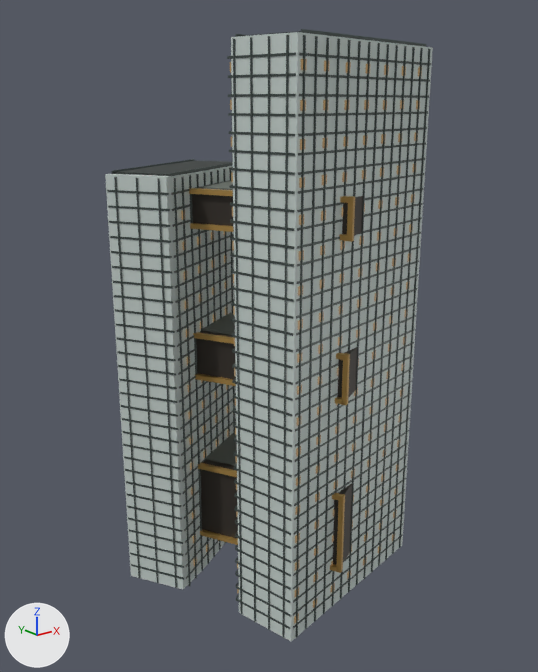
What one commit did to the glTF model landmarks/assets/tencent-binhai.glb.
Both versions are drawn from a 50 mm camera at (-203.0, -263.0, 222.0) aimed at (6.0, -1.0, 118.0). The lights are fixed; the arrows at lower left show +X, +Y and +Z. The first picture is the older version.

The scene before the commit, as lines of its bpy script (objects in view):
```python
ob_culture_link = bpy.data.objects.new('Culture_link', me_culture_link)
ob_culture_link.location = (0.0, 0.0, 0.0)
ob_envelope = bpy.data.objects.new('envelope', me_envelope)
ob_envelope.location = (0.0, 0.0, 0.0)
ob_fins = bpy.data.objects.new('fins', me_fins)
ob_fins.location = (0.0, 0.0, 0.0)
ob_floor_bands = bpy.data.objects.new('floor_bands', me_floor_bands)
ob_floor_bands.location = (0.0, 0.0, 0.0)
ob_health_link = bpy.data.objects.new('Health_link', me_health_link)
ob_health_link.location = (0.0, 0.0, 0.0)
ob_knowledge_link = bpy.data.objects.new('Knowledge_link', me_knowledge_link)
ob_knowledge_link.location = (0.0, 0.0, 0.0)
ob_night_windows = bpy.data.objects.new('night_windows', me_night_windows)
ob_night_windows.location = (0.0, 0.0, 0.0)
ob_parapet = bpy.data.objects.new('parapet', me_parapet)
ob_parapet.location = (0.0, 0.0, 0.0)
# also in view: 'roof_deck' at (3.0, 3.0, 220.0)
```
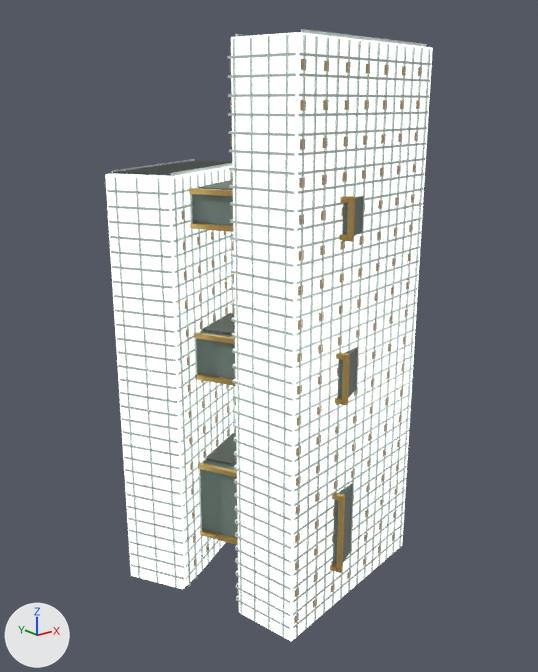
Where the change shows, as pixel boxes (x1, y1, x2, y2) in the pictures (538 x 672 px):
'envelope', recoloured (light grey to white)
    both: (105, 32, 433, 641)
'fins', recoloured
    both: (114, 35, 430, 638)
'floor_bands', recoloured
    both: (107, 52, 431, 629)
'Culture_link', recoloured (dark grey to grey)
    both: (200, 459, 352, 565)
'Health_link', recoloured (dark grey to grey)
    both: (196, 331, 357, 398)
'Knowledge_link', recoloured (dark grey to grey)
    both: (192, 194, 363, 236)
'parapet', recoloured
    both: (111, 29, 426, 176)

The change, as a diff of the scene's bpy script:
```diff
--- a/landmarks/assets/tencent-binhai.glb.py
+++ b/landmarks/assets/tencent-binhai.glb.py
@@ mat_metal_tower @@
+mat_metal_tower = principled_material('metal_tower')
+mat_metal_tower.base_color = (0.644, 0.708, 0.672)  # light grey #d2dbd6
+mat_metal_tower.metallic = 0.22
+mat_metal_tower.roughness = 0.4
@@ mat_link_body @@
+mat_link_body = principled_material('link_body')
+mat_link_body.base_color = (0.144, 0.188, 0.168)  # grey #6a7872
+mat_link_body.metallic = 0.08
+mat_link_body.roughness = 0.52
@@ mat_glass_tower @@
+mat_glass_tower = principled_material('glass_tower')
+mat_glass_tower.base_color = (0.68, 0.776, 0.73)  # light grey #d7e4de
+mat_glass_tower.metallic = 0.05
+mat_glass_tower.roughness = 0.46
+mat_glass_tower.emission_color = (0.839, 0.915, 0.881)  # white #ecf5f1
+mat_glass_tower.emission_strength = 1.0
@@ me_envelope @@
 me_envelope.from_pydata(...)  # 24 vertices, 40 faces; spans x -59.0..66.0, y -59.0..65.0, z 0.0..245.0
-me_envelope.materials.append(mat_glass)  # light grey #c5d0cc
+me_envelope.materials.append(mat_glass_tower)  # light grey #d7e4de, glowing white #ecf5f1
@@ me_parapet @@
 me_parapet.from_pydata(...)  # 32 vertices, 48 faces; spans x -55.5..61.7, y -56.8..62.5, z 194.0..246.3
-me_parapet.materials.append(mat_metal)  # dark grey #4a5552
+me_parapet.materials.append(mat_metal_tower)  # light grey #d2dbd6
@@ me_floor_bands @@
 me_floor_bands.from_pydata(...)  # 2080 vertices, 3120 faces; spans x -59.0..66.0, y -59.0..65.0, z 6.0..239.0
-me_floor_bands.materials.append(mat_metal)  # dark grey #4a5552
+me_floor_bands.materials.append(mat_metal_tower)  # light grey #d2dbd6
@@ me_fins @@
 me_fins.from_pydata(...)  # 528 vertices, 792 faces; spans x -57.0..66.0, y -59.0..64.0, z 0.0..244.0
-me_fins.materials.append(mat_metal)  # dark grey #4a5552
+me_fins.materials.append(mat_metal_tower)  # light grey #d2dbd6
@@ me_culture_link @@
 me_culture_link.from_pydata(...)  # 8 vertices, 12 faces; spans x -42.2..41.1, y -55.7..55.2, z 22.0..58.0
-me_culture_link.materials.append(mat_dark)  # dark grey #3e3832
+me_culture_link.materials.append(mat_link_body)  # grey #6a7872
@@ me_health_link @@
 me_health_link.from_pydata(...)  # 8 vertices, 12 faces; spans x -42.2..41.1, y -55.7..55.2, z 103.2..122.9
-me_health_link.materials.append(mat_dark)  # dark grey #3e3832
+me_health_link.materials.append(mat_link_body)  # grey #6a7872
@@ me_knowledge_link @@
 me_knowledge_link.from_pydata(...)  # 8 vertices, 12 faces; spans x -42.2..41.1, y -55.7..55.2, z 172.1..186.8
-me_knowledge_link.materials.append(mat_dark)  # dark grey #3e3832
+me_knowledge_link.materials.append(mat_link_body)  # grey #6a7872
```
